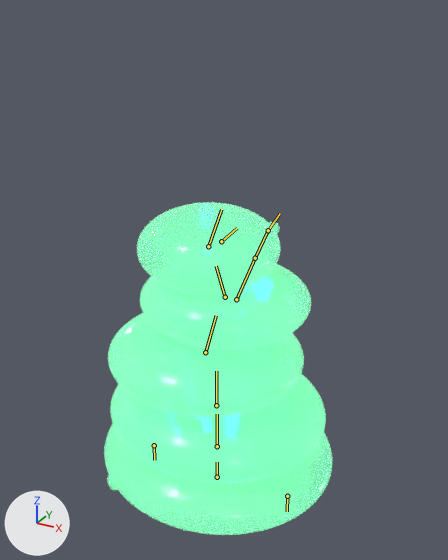
What one commit did to the Blender file _art_source/enemies/enemy_memoryleak_v2_blockout.blend.
The view is the same before and after, from a 50 mm lens placed at (1.27, -2.24, 2.26), pointed at (-0.01, 0.09, 1.1). Lighting does not change. The marker at lower left points along +X, +Y and +Z. The picture after the commit comes second. The bones that bend it are drawn over the model as lines.

In view in the first picture: 'base', 'intent', 'spine_01', 'spine_02', 'spine_03' and 2 more.
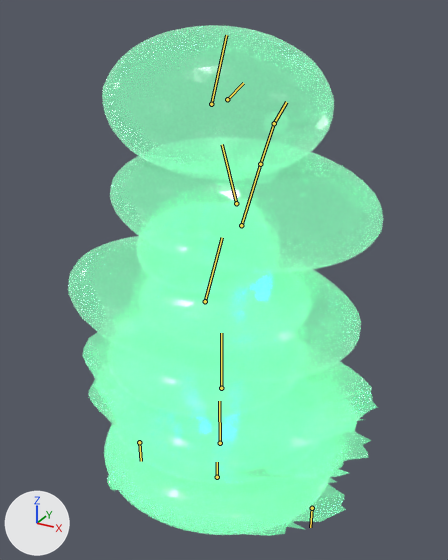
Commit message: epic-05 task 39: MemoryLeak absorb corpse animation

The newer file adds an action. The first version stands in its rest pose; the second is drawn at frame 60 of the action 'memoryleak_absorb_corpse'.

Boxes [x1, y1, x2, y2] around the edits, measured in the pictures (448 x 560 px):
'MemoryLeak_v2_LOD0', posed (not visible before)
    after: [68, 25, 383, 536]
bone 'base', root to tip
    before: (217, 446) to (217, 414)
    after: (220, 443) to (219, 401)
bone 'spine_01', root to tip
    before: (216, 405) to (216, 371)
    after: (221, 388) to (221, 333)
bone 'spine_02', root to tip
    before: (205, 352) to (216, 315)
    after: (205, 301) to (222, 237)
bone 'spine_03', root to tip
    before: (225, 297) to (216, 266)
    after: (236, 203) to (222, 144)
bone 'intent', root to tip
    before: (208, 246) to (221, 209)
    after: (211, 104) to (226, 35)

Patch to the scene script:
```diff
--- a/_art_source/enemies/enemy_memoryleak_v2_blockout.blend.py
+++ b/_art_source/enemies/enemy_memoryleak_v2_blockout.blend.py
@@ bone_base @@
 bone_base = bpy.data.objects['Armature_MemoryLeak_v2'].pose.bones['base']  # child of 'root'
-bone_base.location = (0.0, 0.0, 0.0)
-bone_base.scale = (1.0, 1.0, 1.0)
+bone_base.location = (0.0, 0.0, -0.03)
+bone_base.scale = (1.3, 1.3, 0.92)
@@ bone_spine_01 @@
 bone_spine_01 = bpy.data.objects['Armature_MemoryLeak_v2'].pose.bones['spine_01']  # child of 'base'
-bone_spine_01.location = (0.0, 0.0, 0.0)
-bone_spine_01.scale = (1.0, 1.0, 1.0)
+bone_spine_01.location = (0.0, 0.0, -0.02)
+bone_spine_01.scale = (1.2, 1.2, 1.05)
@@ bone_spine_02 @@
 bone_spine_02 = bpy.data.objects['Armature_MemoryLeak_v2'].pose.bones['spine_02']  # child of 'spine_01'
-bone_spine_02.scale = (1.0, 1.0, 1.0)
+bone_spine_02.scale = (1.05, 1.05, 1.0)
@@ bone_spine_03 @@
 bone_spine_03 = bpy.data.objects['Armature_MemoryLeak_v2'].pose.bones['spine_03']  # child of 'spine_02'
-bone_spine_03.scale = (1.0, 1.0, 1.0)
+bone_spine_03.scale = (1.02, 1.02, 1.0)
@@ bone_intent @@
 bone_intent = bpy.data.objects['Armature_MemoryLeak_v2'].pose.bones['intent']  # child of 'spine_03'
-bone_intent.rotation_euler = (0.0, 0.0, 0.0)  # degrees (0, 0, 0)
+bone_intent.rotation_euler = (0.0698, 0.0, 0.0)  # degrees (4, 0, 0)
```
